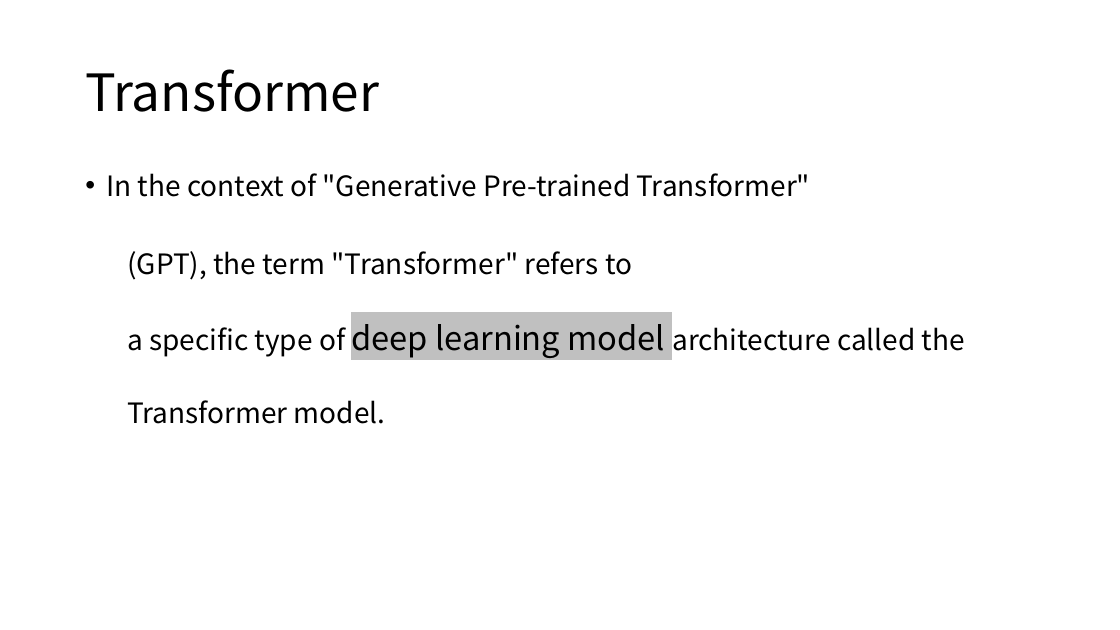
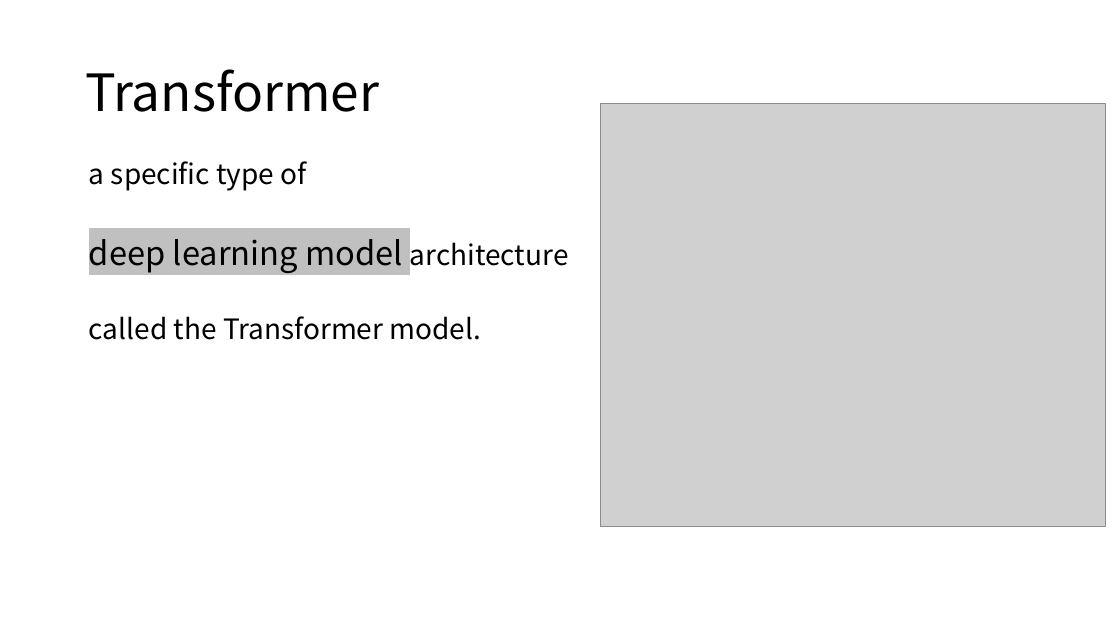
Before and after one commit to MigoJJ/AI_2023.07, a slide deck: slide 4 of chat GPT.pptx. Drawn at 1120x630 pixels with LibreOffice and Linux fonts; fonts in the diff are those of the drawing; grey boxes stand for pictures. Boxes give left, top, right and bottom in pixels: in the first picture for what was removed or moved away, otherwise in the second. Text is boxed around its words. In the diff, an @@ line names an element or a change of style, - is before the commit and + after.

Commit message:
Add files via upload
123

```diff
--- a/chat GPT.pptx
+++ b/chat GPT.pptx
@@ picture added at [600, 103, 1105, 527] @@
@@ text at [89, 161, 569, 340]: text changed @@
-• In the context of "Generative Pre-trained Transformer"
-  (GPT), the term "Transformer" refers to
-  a specific type of deep learning model architecture called the
-  Transformer model.
+  a specific type of
+  deep learning model architecture
+  called the Transformer model.
```
Also in this commit, not shown: 4 other slides changed, 2 slides added.
